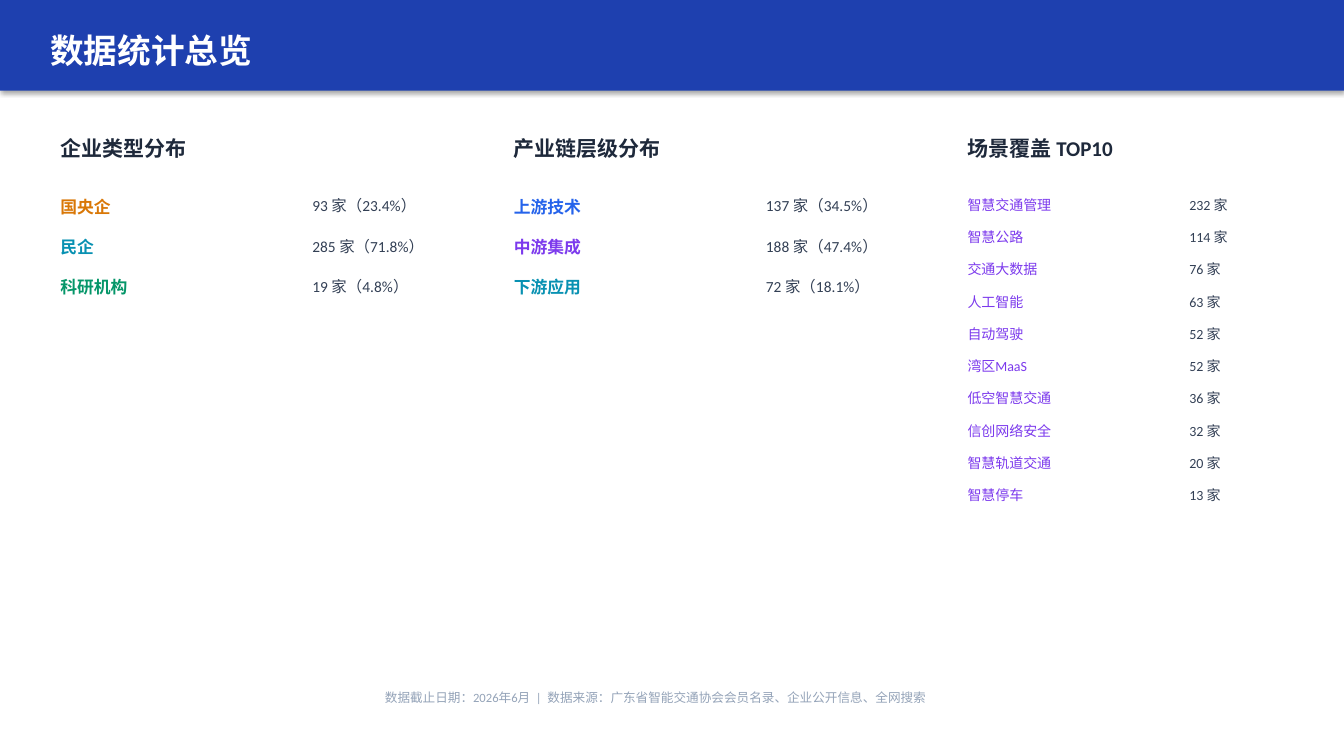
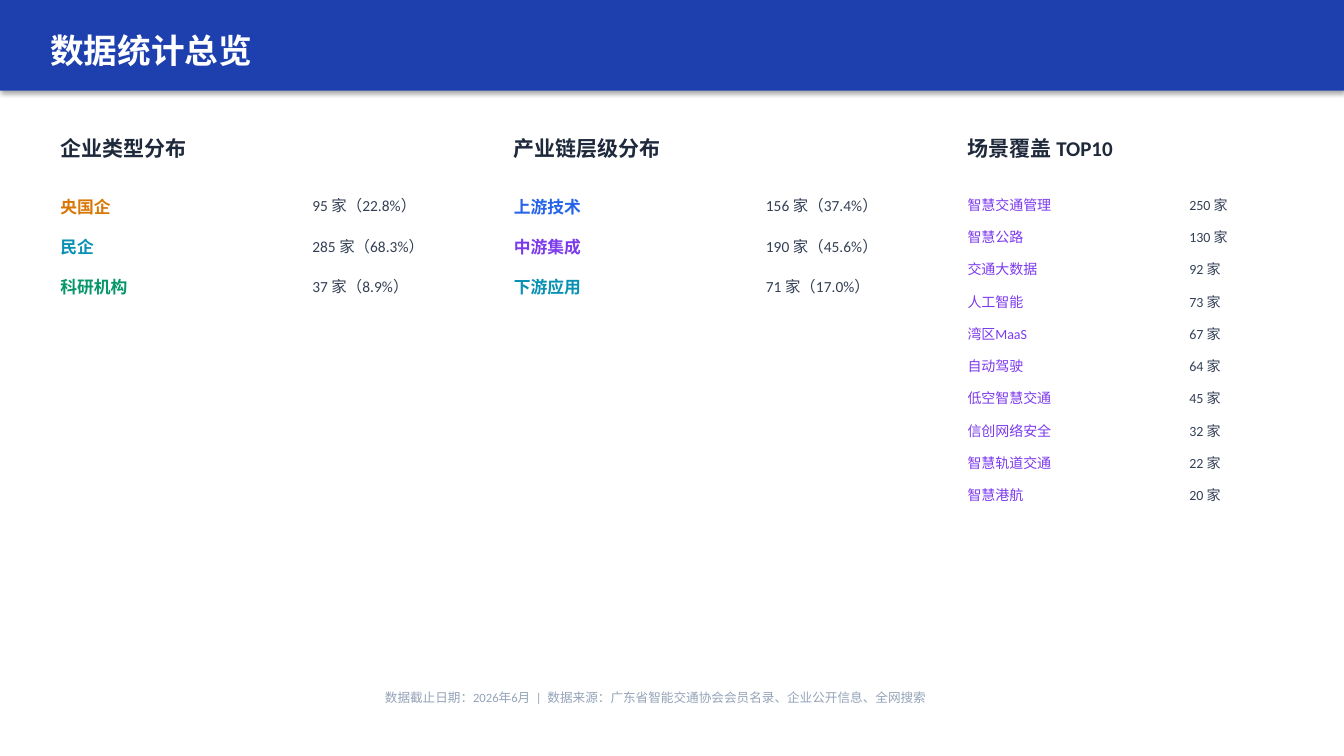
Before and after one commit to Cheekk/gd-smart-transport, a slide deck: slide 17 of 广东省智慧交通产业图谱_2026.pptx. Drawn at 1344x756 pixels with LibreOffice and Linux fonts; fonts in the diff are those of the drawing. Boxes give left, top, right and bottom in pixels: in the first picture for what was removed or moved away, otherwise in the second. Text is boxed around its words. In the diff, an @@ line names an element or a change of style, - is before the commit and + after.

```diff
--- a/广东省智慧交通产业图谱_2026.pptx
+++ b/广东省智慧交通产业图谱_2026.pptx
@@ text at [60,198,110,215]: text changed @@
-国央企
+央国企
@@ text at [312,198,416,213]: text changed @@
-93 家（23.4%）
+95 家（22.8%）
@@ text at [766,198,878,213]: text changed @@
-137 家（34.5%）
+156 家（37.4%）
@@ text at [1189,198,1228,211]: text changed @@
-232 家
+250 家
@@ text at [312,239,424,254]: text changed @@
-285 家（71.8%）
+285 家（68.3%）
@@ text at [766,239,878,254]: text changed @@
-188 家（47.4%）
+190 家（45.6%）
@@ text at [1189,230,1228,243]: text changed @@
-114 家
+130 家
@@ text at [1189,262,1221,275]: text changed @@
-76 家
+92 家
@@ text at [312,279,408,294]: text changed @@
-19 家（4.8%）
+37 家（8.9%）
@@ text at [766,279,870,294]: text changed @@
-72 家（18.1%）
+71 家（17.0%）
@@ text at [1189,295,1221,308]: text changed @@
-63 家
+73 家
@@ text "湾区MaaS": place and size @@
-text "湾区MaaS" at [968,359,1028,372]
+text "湾区MaaS" at [968,327,1028,340]
@@ text at [1189,327,1221,340]: text changed @@
-52 家
+67 家
@@ text "自动驾驶": place and size @@
-text "自动驾驶" at [968,327,1024,340]
+text "自动驾驶" at [968,359,1024,372]
@@ text at [1189,359,1221,372]: text changed @@
-52 家
+64 家
@@ text at [1189,391,1221,404]: text changed @@
-36 家
+45 家
@@ text at [1189,456,1221,469]: text changed @@
-20 家
+22 家
@@ text at [968,488,1024,501]: text changed @@
-智慧停车
+智慧港航
@@ text at [1189,488,1221,501]: text changed @@
-13 家
+20 家
```
Also in this commit, not shown: 14 other slides changed, 3 other files.
